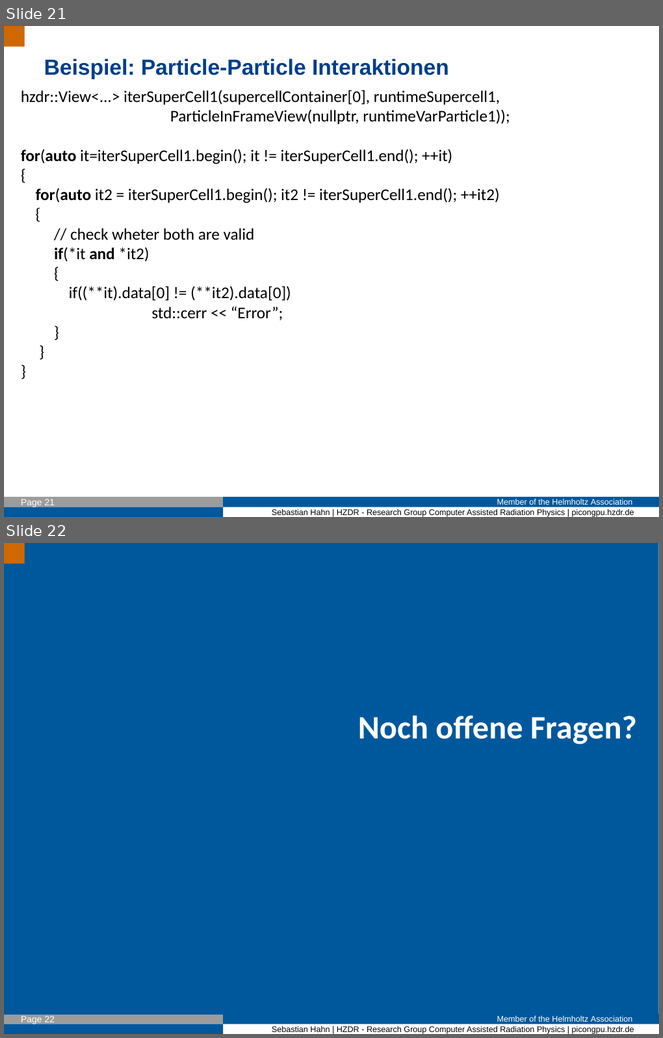
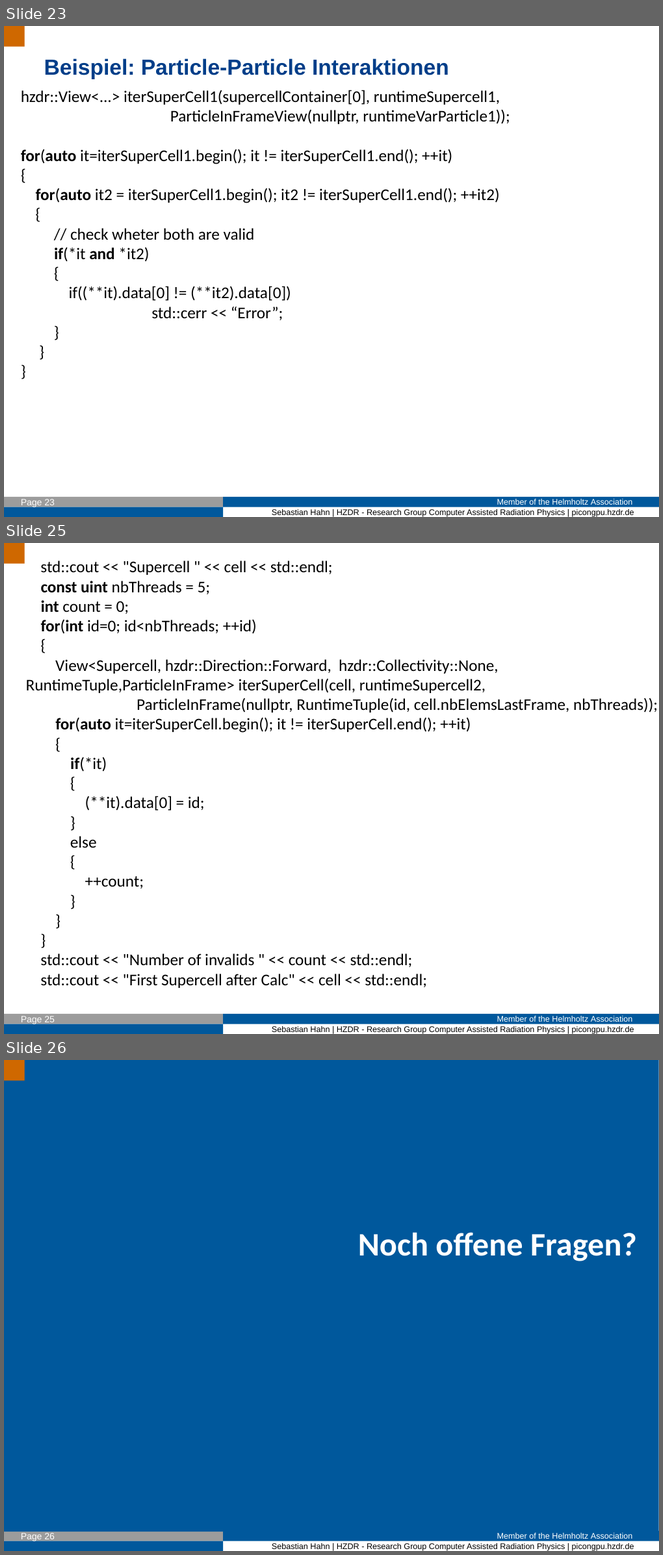
Before and after one commit to Fettpet/DeepIterator, a slide deck: Presi/2017_01_16_Intro.odp. Shown one above the other, each under a label of ours: slides 21 and 22 before the commit, slides 23, 25 and 26 after it; the slides between them are not shown. The pictures are 663x1038 and 663x1555 pixels, drawn with LibreOffice and Linux fonts; fonts in the diff are those of the drawing; background and template pictures are left out. Boxes give left, top, right and bottom in pixels: in the first picture for what was removed or moved away, otherwise in the second. Text is boxed around its words. In the diff, an @@ line names an element or a change of style, - is before the commit and + after.

```diff
--- a/Presi/2017_01_16_Intro.odp
+++ b/Presi/2017_01_16_Intro.odp
@@ slide 25 added at box(4, 543, 659, 1034), background #FFFFFF; not listed: 7 template elements that a slide beside it also shows @@
@@ text added at box(26, 561, 658, 988), 18 pt, text #000000 @@
+std::cout << "Supercell " << cell << std::endl;
+const uint nbThreads = 5;
+int count = 0;
+for(int id=0; id<nbThreads; ++id)
+{
+View<Supercell, hzdr::Direction::Forward, hzdr::Collectivity::None, RuntimeTuple,ParticleInFrame> iterSuperCell(cell, runtimeSupercell2,
+ParticleInFrame(nullptr, RuntimeTuple(id, cell.nbElemsLastFrame, nbThreads));
+for(auto it=iterSuperCell.begin(); it != iterSuperCell.end(); ++it)
+{
+if(*it)
+{
+(**it).data[0] = id;
+}
+else
+{
+++count;
+}
+}
+}
+std::cout << "Number of invalids " << count << std::endl;
+std::cout << "First Supercell after Calc" << cell << std::endl;
@@ what was slide 21 is now slide 23 @@
@@ page number at box(21, 499, 55, 508): text changed @@
-Page 21
+Page 23
@@ what was slide 22 is now slide 26 @@
@@ page number at box(21, 1533, 55, 1542): text changed @@
-Page 22
+Page 26
```
Also in this commit, not shown: 10 slides changed, 5 other slides added, 2 slides removed, 33 other files.
